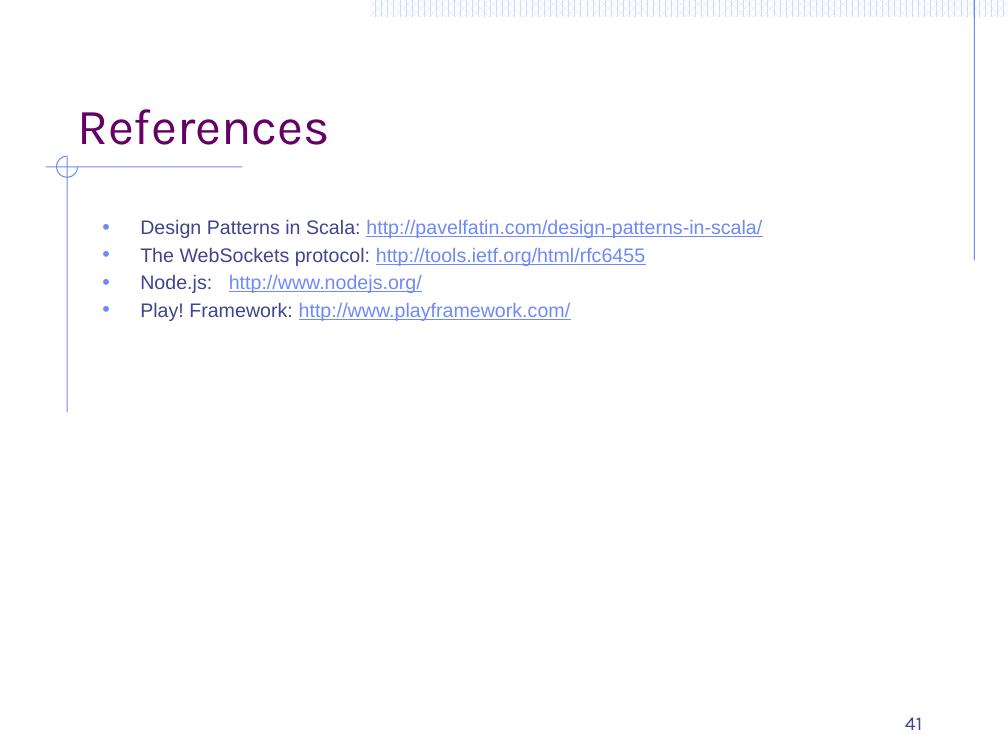
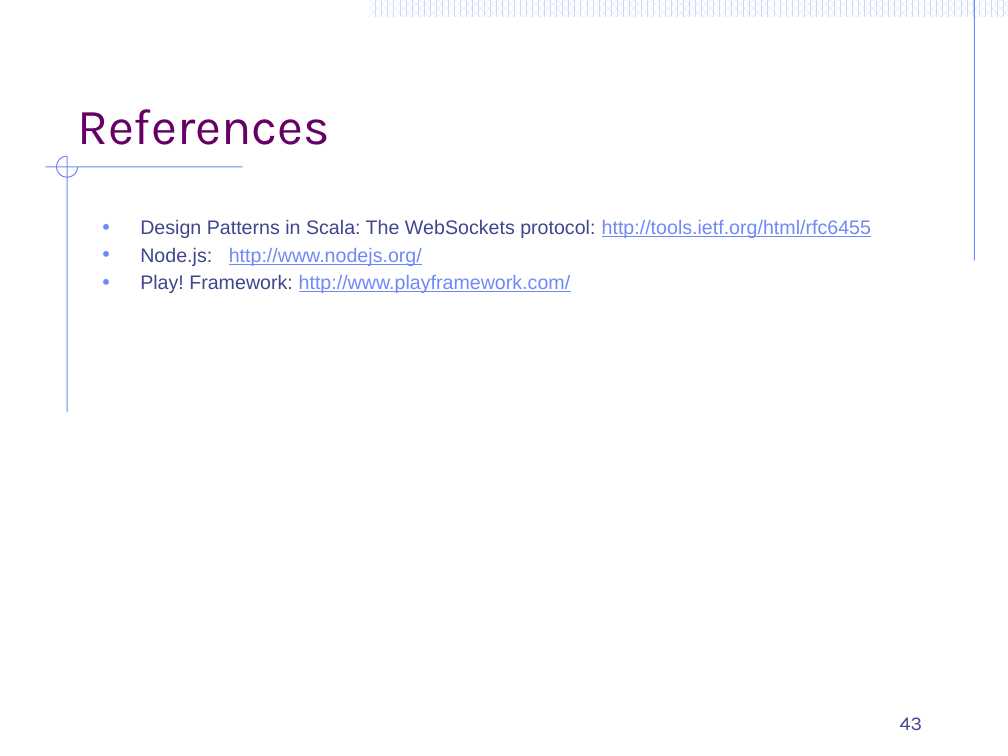
Before and after one commit to ArchitectingSoftware/CS575-SoftwareDesign, a slide deck: slide 43 of Lectures/M7-FunctionalDesignPatterns.pptx (slide 41 before the commit). Drawn at 1008x756 pixels with LibreOffice and Linux fonts; fonts in the diff are those of the drawing. Boxes give left, top, right and bottom in pixels: in the first picture for what was removed or moved away, otherwise in the second. Text is boxed around its words. In the diff, an @@ line names an element or a change of style, - is before the commit and + after.

```diff
--- a/Lectures/M7-FunctionalDesignPatterns.pptx
+++ b/Lectures/M7-FunctionalDesignPatterns.pptx
@@ text at (x1=140, y1=219, x2=871, y2=238): text changed; text colour #6F89F7 to #40458C @@
-• Design Patterns in Scala: http://pavelfatin.com/design-patterns-in-scala/
-• The WebSockets protocol: http://tools.ietf.org/html/rfc6455
+• Design Patterns in Scala: The WebSockets protocol: http://tools.ietf.org/html/rfc6455
@@ page number at (x1=900, y1=717, x2=923, y2=730): text changed @@
-41
+43
```
Also in this commit, not shown: 13 other slides changed, 27 slides added, 25 slides removed, 3 other files.
